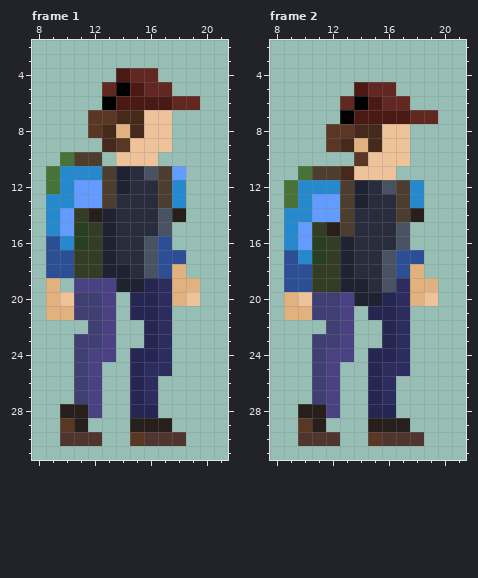
Two versions of one pixel-art file, Terrius Remake/Assets/Projeto/Sprites/Characters/Player/HMMIdleBare.aseprite. Above, as it was before the edit.
32x32 pixels, 2 frames. Shown: frame 1: x 8..21, y 2..31; frame 2: x 8..21, y 2..31.
Once edited:
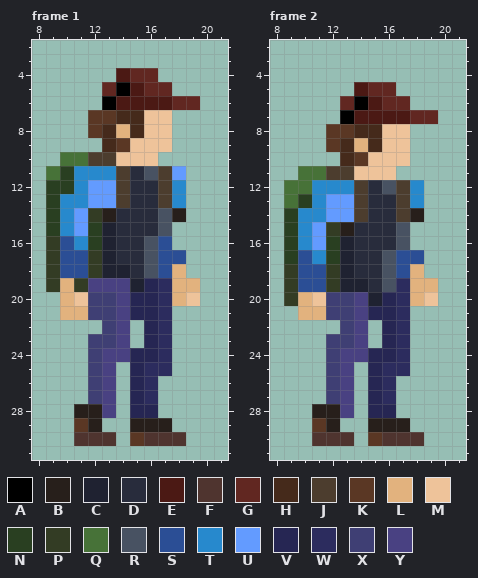
Palette (. is transparent): A #000000  B #271f1b  C #1f2231  D #282c3c  E #4b1914  F #4f342f  G #612721  H #452a1b  J #4c3d2e  K #5a3724  L #e2b27e  M #eec39a  N #293f21  P #333c24  Q #477238  R #485262  S #2b4e95  T #2789cd  U #639bff  V #262653  W #2c2c5e  X #3f3f74  Y #494182
What changed:
layer "Layer 3" now hidden
layer "Layer 4" now hidden
layer "Layer 6" now hidden
Changed rows in their new state; - is an unchanged pixel.
Frame 1, layer "Layer 8":
first column x 9:
10 --Q-J-
11 -N--TJ
12 NNT-UJ
13 N-T-UJ
14 NTUPB-
15 NTUN--
16 PSTN--
17 P-S---
18 P-S---
19 PLP--Y
20 .LM-XY
21 .-L-XY
22 ---.XY
23 --.-XY
24 --.X-Y
25 --.XY-
26 --.XY-
27 --.XY-
28 -.-BY-
29 -.KB--
30 -.--F-
Frame 2, layer "Layer 8":
first column x 9:
10 ----H-
11 --Q-J-
12 -Q--TJ
13 -NT-UJ
14 N-T-UJ
15 NTUPB-
16 NTUN--
17 NSTN--
18 P-S---
19 P-S---
20 PLM-XY
21 .-L-XY
22 ---.XY
23 --.-XY
24 --.X-Y
25 --.XY-
26 --.XY-
27 --.XY-
28 -.-BY-
29 -.KB--
30 -.--F-
Where, in picture pixels (left, top, right, bottom), the same in both pictures:
changed: (46, 152, 130, 446)
changed: (284, 152, 368, 446)
